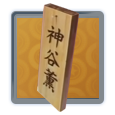
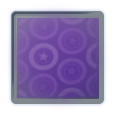
Layers edited between the first and the second 115×115 image:
hid "shoulder" over [37,3,79,112]
hid group "Lendario" (1st of 3) (5 layers) over [3,1,111,112]
showed group "Epico" (1st of 3) (2 layers) over [3,1,111,112]
